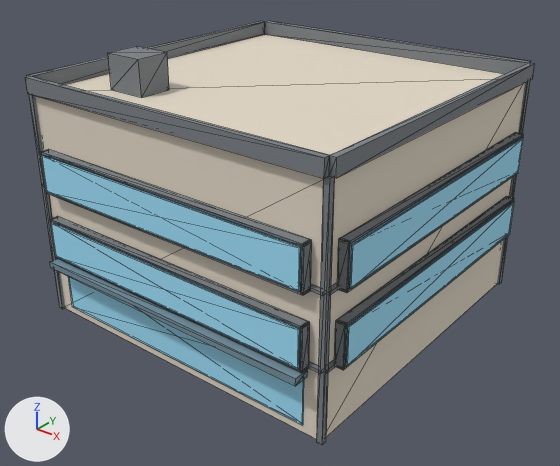
A saved change to the glTF model public/buildings/lot_2x2.glb.
One viewpoint serves both versions: a camera (50 mm lens) standing at (26.7, -17.6, 18.5) and looking at (7.7, 6.2, 3.7). Arrows for +X, +Y and +Z are at lower left; the lights stay in place. The first picture is the older version. Mesh edges are drawn as thin lines.

The first picture shows 'lot_2x2'.
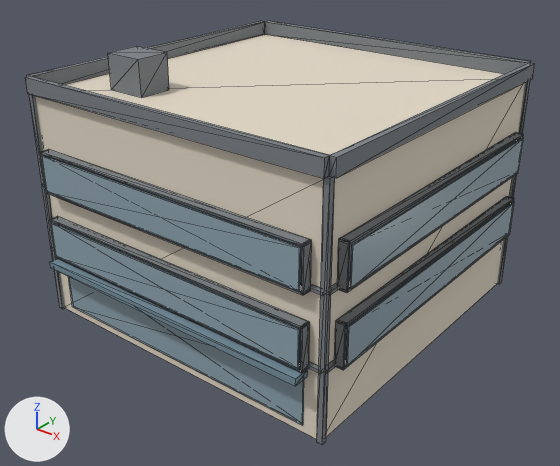
Diff of the bpy script that builds the scene:
```diff
--- a/public/buildings/lot_2x2.glb.py
+++ b/public/buildings/lot_2x2.glb.py
@@ mat_lot_2x2_glass @@
 mat_lot_2x2_glass = principled_material('lot_2x2_glass')
-mat_lot_2x2_glass.base_color = (0.35, 0.75, 0.95)  # cyan #a0e1f9
+mat_lot_2x2_glass.base_color = (0.28, 0.38, 0.44)  # greyish blue #90a6b1
 mat_lot_2x2_glass.roughness = 0.85
```

Pixel boxes (x1, y1, x2, y2) of what changed, in the pictures (560 x 466 px):
'lot_2x2', recoloured (darker)
    both: (39, 137, 524, 427)
